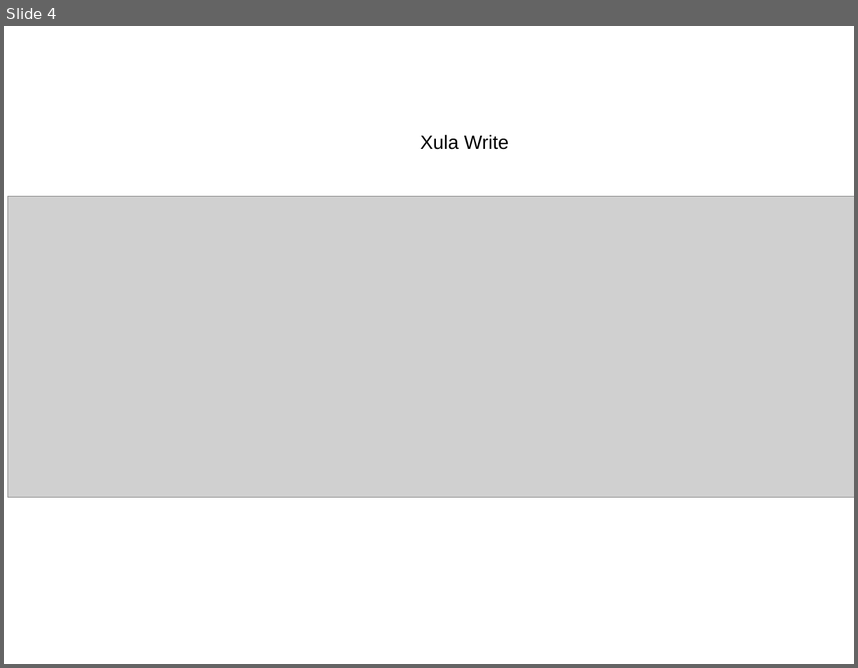
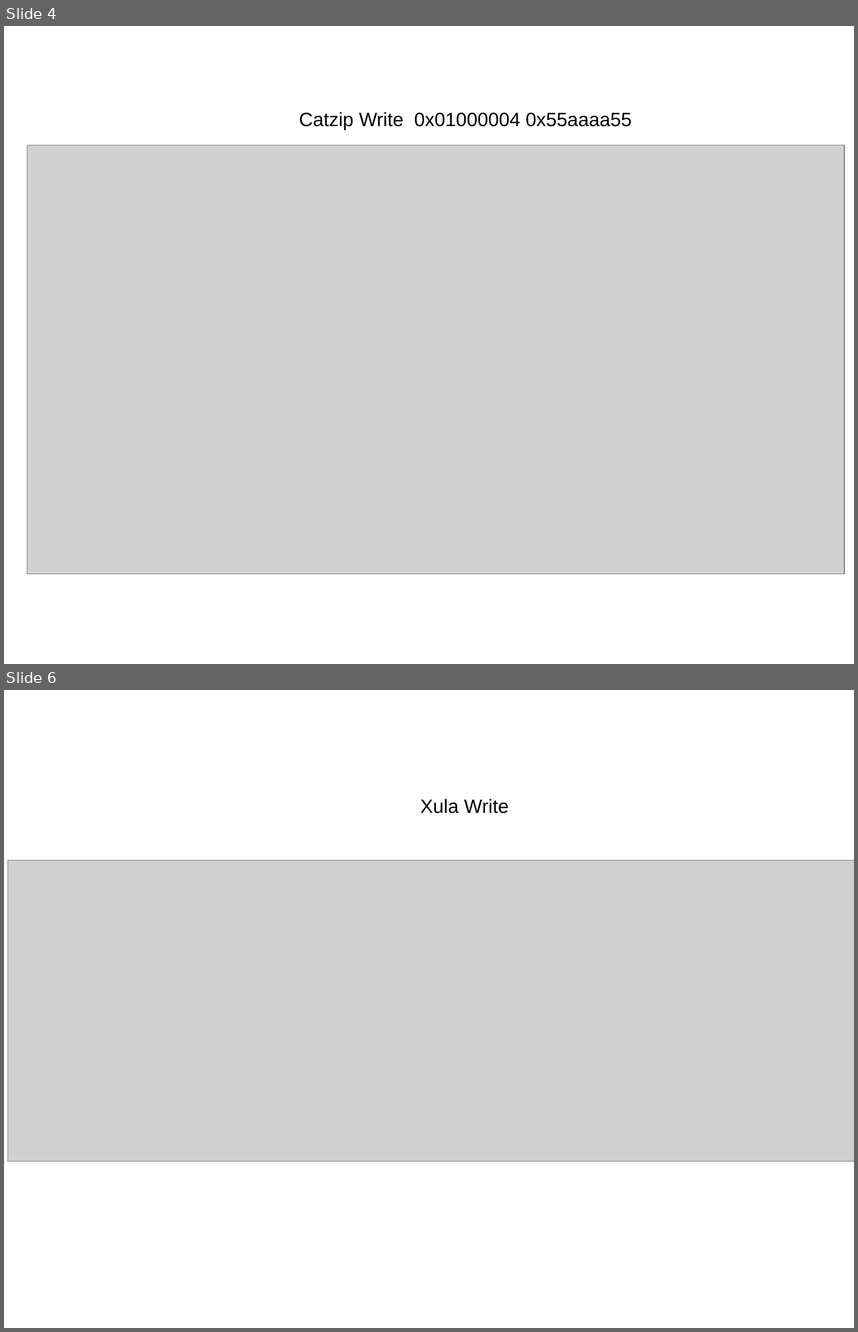
Before and after one commit to develone/learning_hdl, a slide deck: doc/sdram_1.odp. Shown one above the other, each under a label of ours: slide 4 before the commit, slides 4 and 6 after it; the slides between them are not shown. The pictures are 858x668 and 858x1332 pixels, drawn with LibreOffice and Linux fonts; fonts in the diff are those of the drawing; grey boxes stand for pictures. Boxes give left, top, right and bottom in pixels: in the first picture for what was removed or moved away, otherwise in the second. Text is boxed around its words. In the diff, an @@ line names an element or a change of style, - is before the commit and + after.

Commit message:
now using arrowzip wbsdram.v for the catzip

```diff
--- a/doc/sdram_1.odp
+++ b/doc/sdram_1.odp
@@ slide 4 added at box(4, 26, 854, 664), background #FFFFFF @@
@@ text added at box(299, 112, 632, 129), 18 pt, text #000000 @@
+Catzip Write 0x01000004 0x55aaaa55
@@ picture added at box(27, 145, 845, 574) @@
@@ what was slide 4 is now slide 6 @@
```
Also in this commit, not shown: 1 slide changed, 3 other slides added, 2 slides removed, 1 other file.
